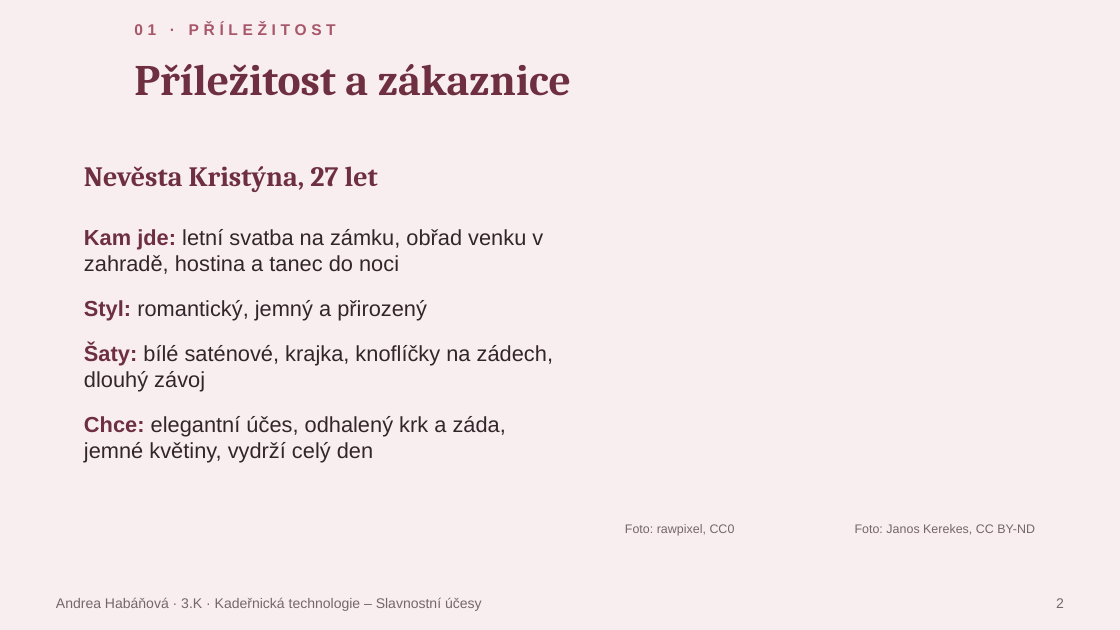
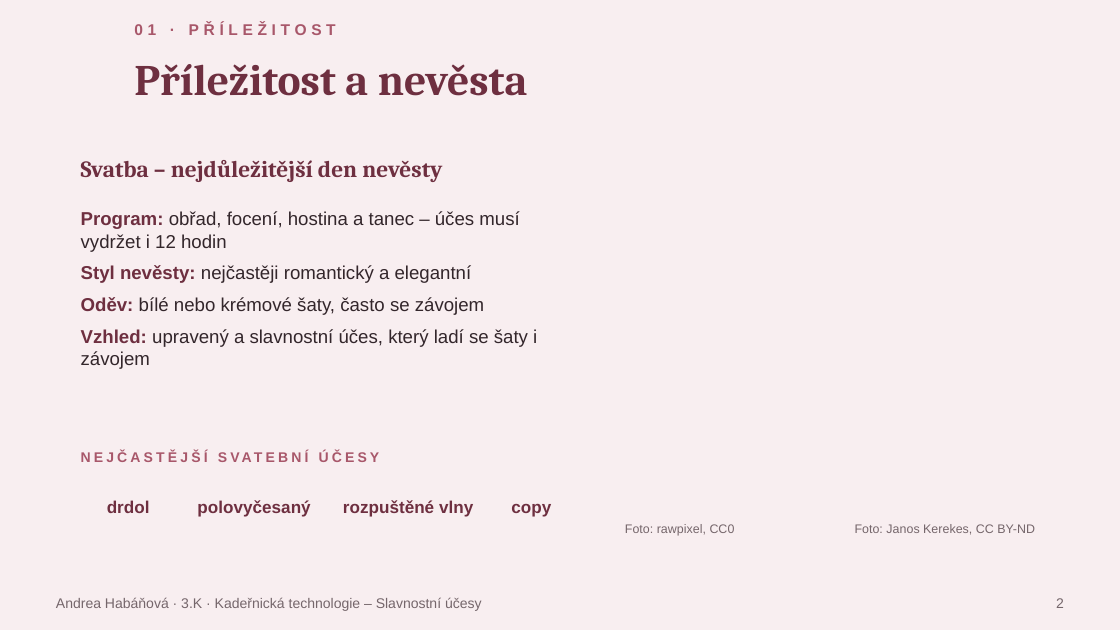
Before and after one commit to tdrzt4grdp-beep/P, a slide deck: slide 2 of svatebni_uces/Svatebni_uces_Habanova.pptx. Drawn at 1120x630 pixels with LibreOffice and Linux fonts; fonts in the diff are those of the drawing; background and template pictures are left out. Boxes give left, top, right and bottom in pixels: in the first picture for what was removed or moved away, otherwise in the second. Text is boxed around its words. In the diff, an @@ line names an element or a change of style, - is before the commit and + after.

```diff
--- a/svatebni_uces/Svatebni_uces_Habanova.pptx
+++ b/svatebni_uces/Svatebni_uces_Habanova.pptx
@@ title at (134, 64, 528, 96): text changed @@
-Příležitost a zákaznice
+Příležitost a nevěsta
@@ text added at (81, 160, 442, 182), 15 pt, text #6E2F40, bold @@
+Svatba – nejdůležitější den nevěsty
@@ text removed at (84, 166, 378, 192) @@
-Nevěsta Kristýna, 27 let
@@ text added at (81, 211, 537, 369), 12 pt, text #33262B @@
+Program: obřad, focení, hostina a tanec – účes musí vydržet i 12 hodin
+Styl nevěsty: nejčastěji romantický a elegantní
+Oděv: bílé nebo krémové šaty, často se závojem
+Vzhled: upravený a slavnostní účes, který ladí se šaty i závojem
@@ text removed at (84, 229, 553, 463) @@
-Kam jde: letní svatba na zámku, obřad venku v zahradě, hostina a tanec do noci
-Styl: romantický, jemný a přirozený
-Šaty: bílé saténové, krajka, knoflíčky na zádech, dlouhý závoj
-Chce: elegantní účes, odhalený krk a záda, jemné květiny, vydrží celý den
@@ text added at (81, 448, 562, 473), 9 pt, text #A8576A, bold @@
+NEJČASTĚJŠÍ SVATEBNÍ ÚČESY
@@ text added at (107, 500, 150, 513), 11 pt, text #6E2F40, bold @@
+drdol
@@ text added at (197, 500, 310, 517), 11 pt, text #6E2F40, bold @@
+polovyčesaný
@@ text added at (343, 500, 473, 517), 11 pt, text #6E2F40, bold @@
+rozpuštěné vlny
@@ text added at (511, 504, 551, 517), 11 pt, text #6E2F40, bold @@
+copy
```
Also in this commit, not shown: 3 other slides changed, 6 other files.
